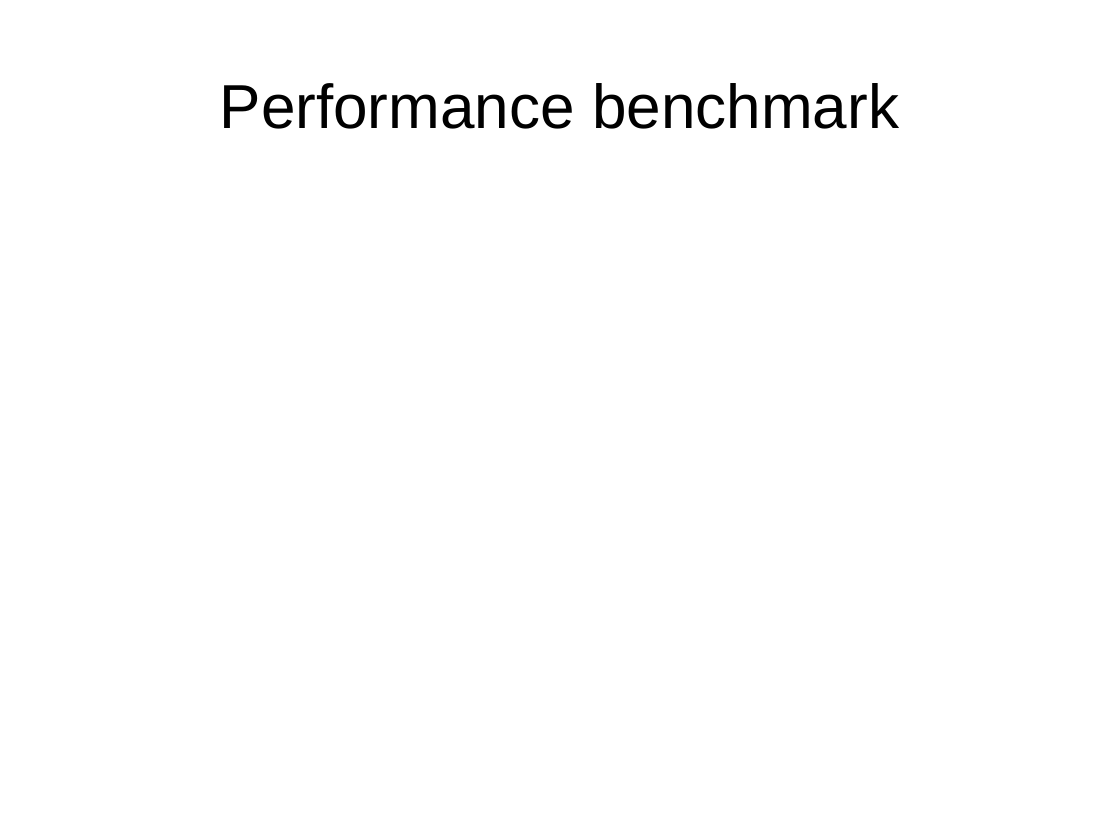
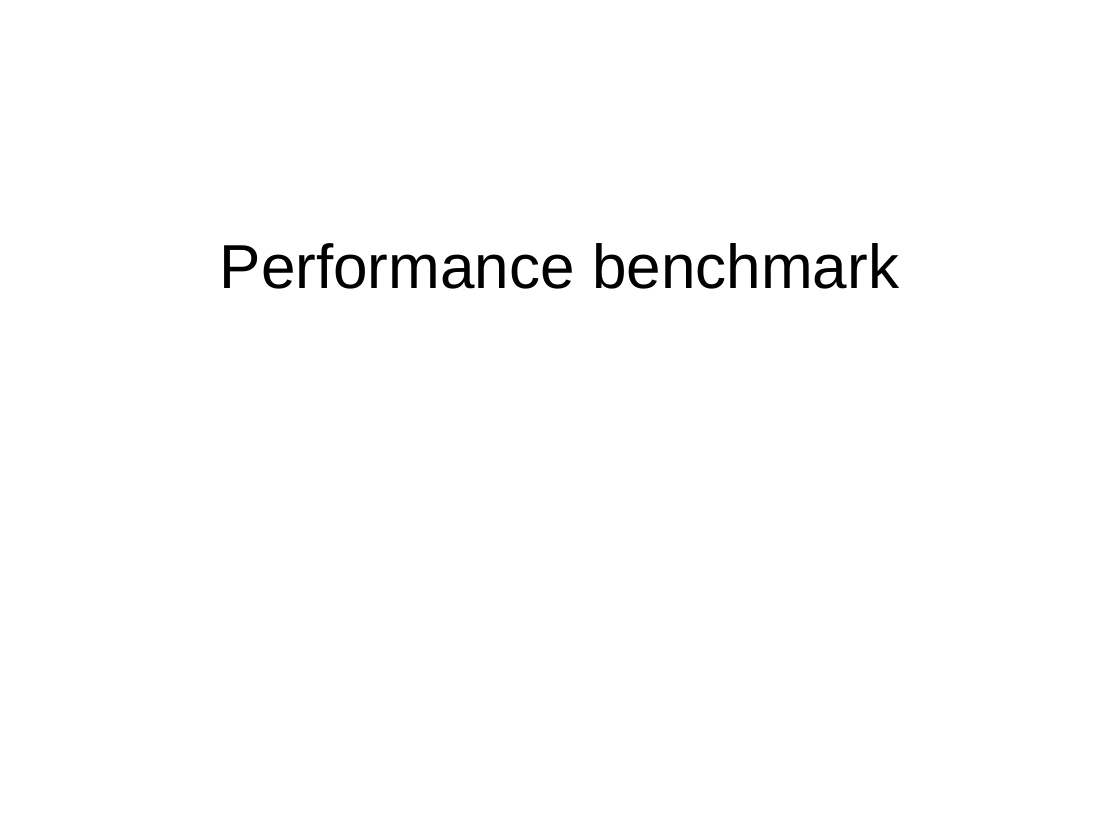
Before and after one commit to MaineC/aim3-tu-berlin, a slide deck: slide 12 of slides/project.odp. Drawn at 1120x840 pixels with LibreOffice and Linux fonts; fonts in the diff are those of the drawing. Boxes give left, top, right and bottom in pixels: in the first picture for what was removed or moved away, otherwise in the second. Text is boxed around its words. In the diff, an @@ line names an element or a change of style, - is before the commit and + after.

```diff
--- a/slides/project.odp
+++ b/slides/project.odp
@@ title "Performance benchmark": place and size @@
-title "Performance benchmark" at (220,83,899,129)
+title "Performance benchmark" at (220,243,899,289)
```
Also in this commit, not shown: 2 other slides changed, 2 slides added, 2 slides removed.
